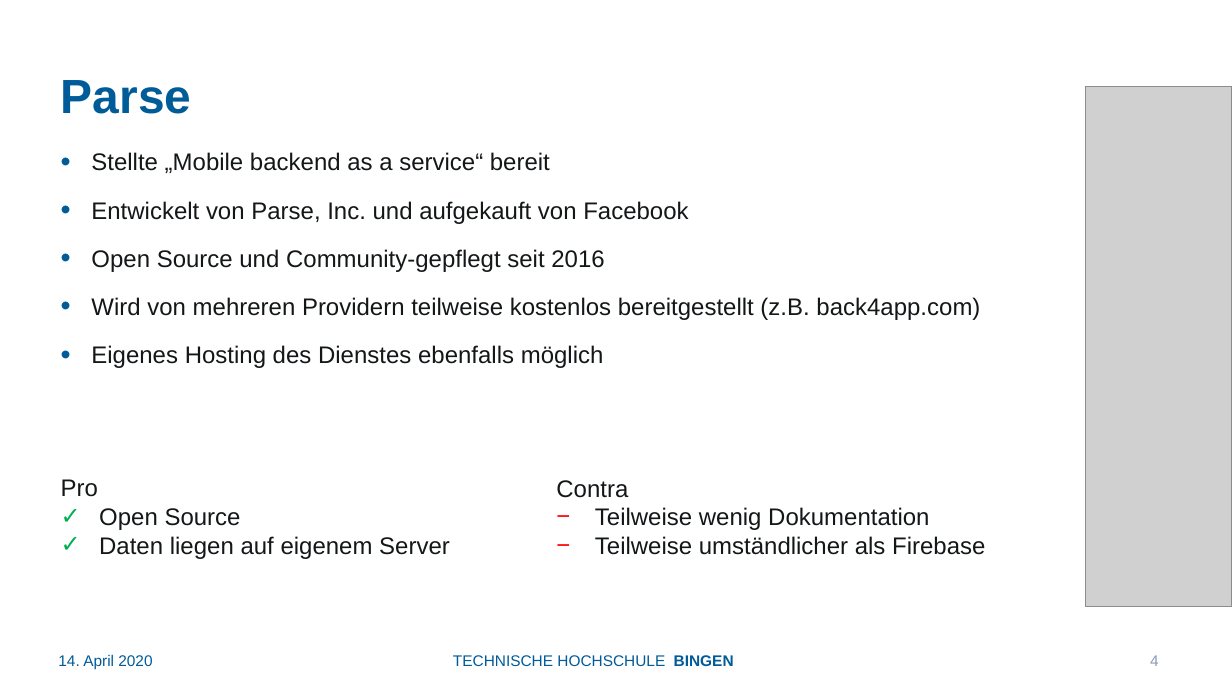
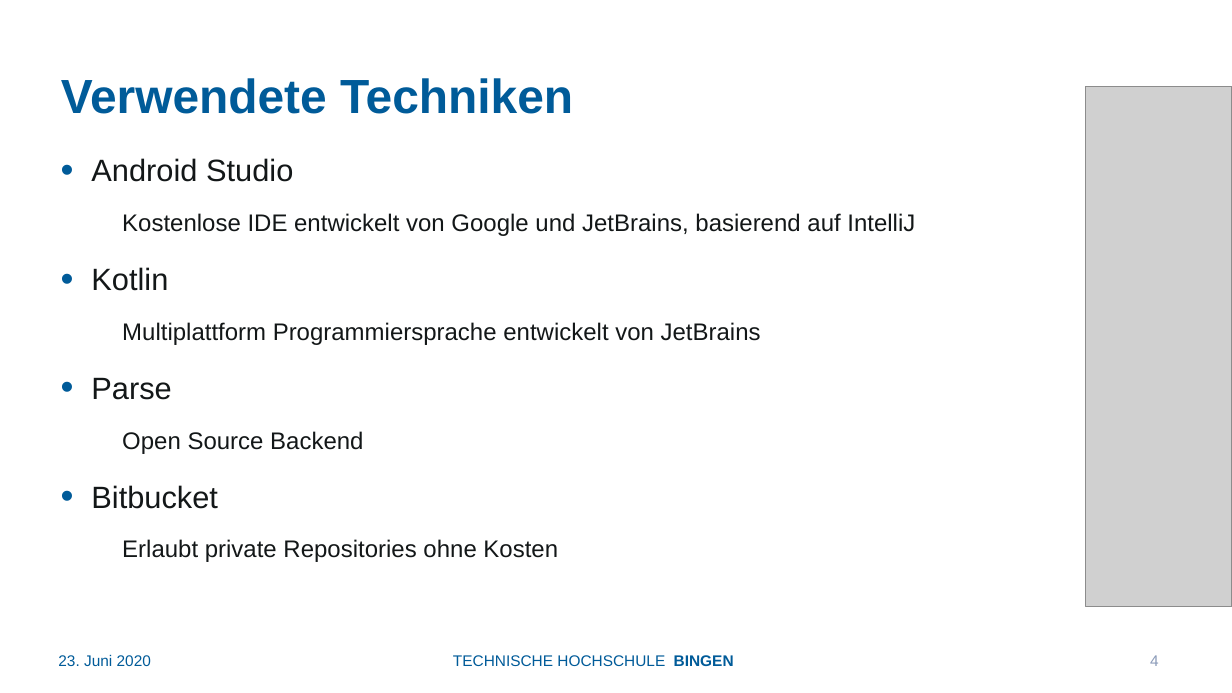
Before and after one commit to jnikodemus/projectearlybird, a slide deck: slide 4 of presentation/PraesentationAndroidWS2019.pptx. Drawn at 1232x693 pixels with LibreOffice and Linux fonts; fonts in the diff are those of the drawing; grey boxes stand for pictures. Boxes give left, top, right and bottom in pixels: in the first picture for what was removed or moved away, otherwise in the second. Text is boxed around its words. In the diff, an @@ line names an element or a change of style, - is before the commit and + after.

```diff
--- a/presentation/PraesentationAndroidWS2019.pptx
+++ b/presentation/PraesentationAndroidWS2019.pptx
@@ text at <box>61,78,573,114</box>: text changed @@
-Parse
+Verwendete Techniken
@@ text at <box>91,158,915,562</box>: text changed @@
-• Stellte „Mobile backend as a service“ bereit
-• Entwickelt von Parse, Inc. und aufgekauft von Facebook
-• Open Source und Community-gepflegt seit 2016
-• Wird von mehreren Providern teilweise kostenlos bereitgestellt (z.B. back4app.com)
-• Eigenes Hosting des Dienstes ebenfalls möglich
+• Android Studio
+  Kostenlose IDE entwickelt von Google und JetBrains, basierend auf IntelliJ
+• Kotlin
+  Multiplattform Programmiersprache entwickelt von JetBrains
+• Parse
+  Open Source Backend
+• Bitbucket
+  Erlaubt private Repositories ohne Kosten
@@ text removed at <box>61,479,450,559</box> @@
-Pro
-✓ Open Source
-✓ Daten liegen auf eigenem Server
@@ text removed at <box>556,480,985,555</box> @@
-Contra
-− Teilweise wenig Dokumentation
-− Teilweise umständlicher als Firebase
@@ text at <box>58,654,151,666</box>: text changed @@
-14. April 2020
+23. Juni 2020
```
Also in this commit, not shown: 4 other slides changed, 1 slide added, 1 slide removed.
